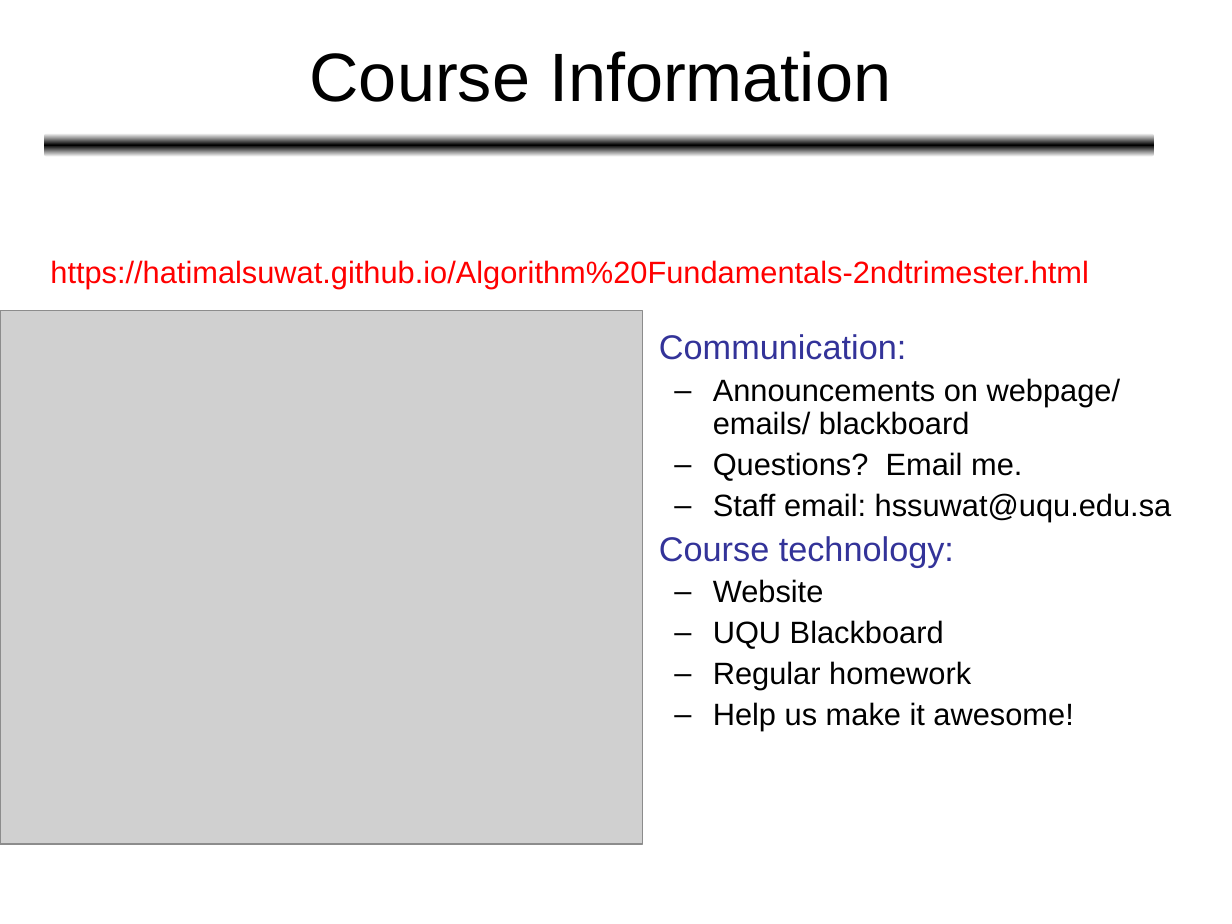
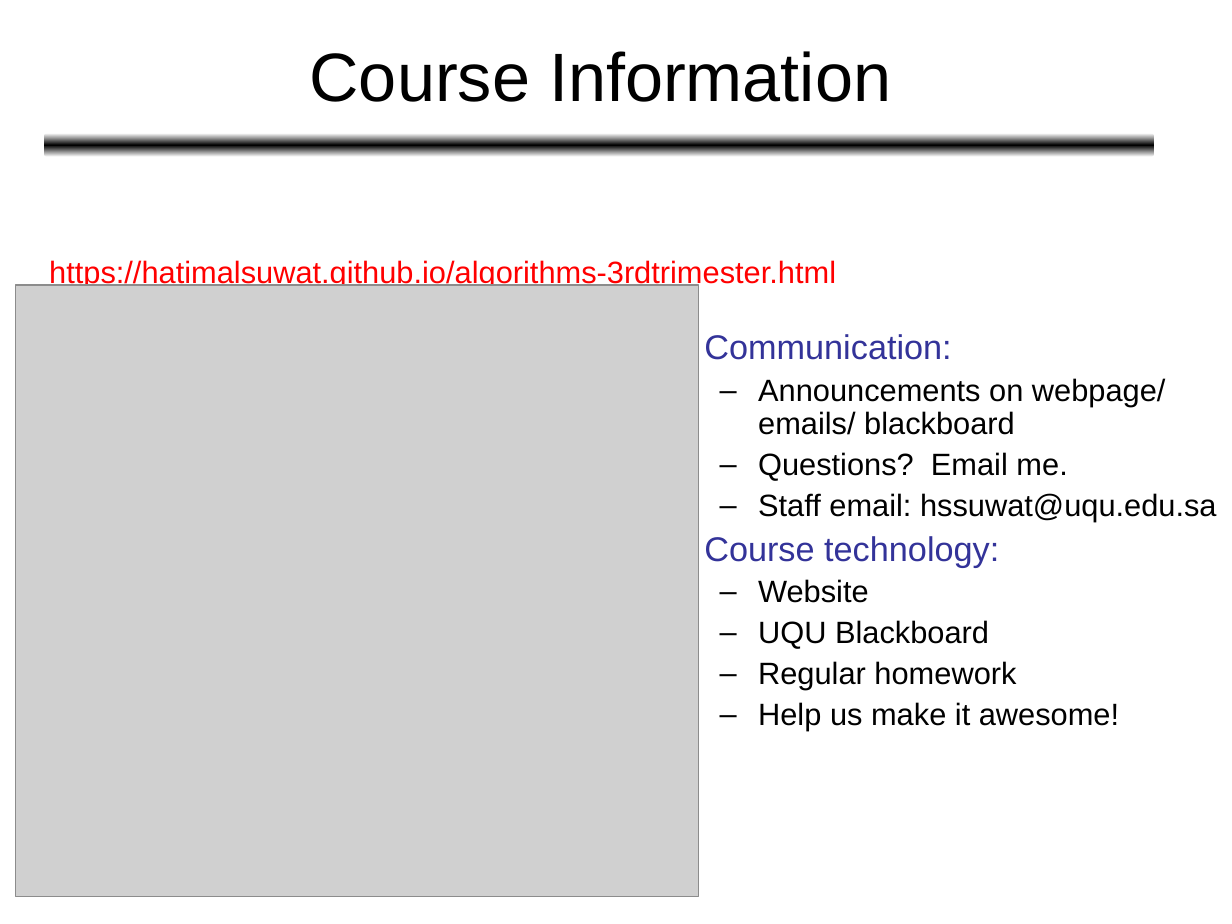
Before and after one commit to HatimAlsuwat/HatimAlsuwat.github.io, a slide deck: slide 2 of algorithms/Lecture 1.ppt. Drawn at 1232x924 pixels with LibreOffice and Linux fonts; fonts in the diff are those of the drawing; grey boxes stand for pictures. Boxes give left, top, right and bottom in pixels: in the first picture for what was removed or moved away, otherwise in the second. Text is boxed around its words. In the diff, an @@ line names an element or a change of style, - is before the commit and + after.

```diff
--- a/algorithms/Lecture 1.ppt
+++ b/algorithms/Lecture 1.ppt
@@ text at <box>49,260,836,289</box>: text changed @@
-https://hatimalsuwat.github.io/Algorithm%20Fundamentals-2ndtrimester.html
+https://hatimalsuwat.github.io/algorithms-3rdtrimester.html
@@ picture: place and size @@
-picture at <box>0,310,642,844</box>
+picture at <box>16,285,700,896</box>
@@ text "Communication:": place and size @@
-text "Communication:" at <box>659,334,1172,731</box>
+text "Communication:" at <box>704,334,1217,731</box>
```
Also in this commit, not shown: 2 other slides changed, 1 other file.
